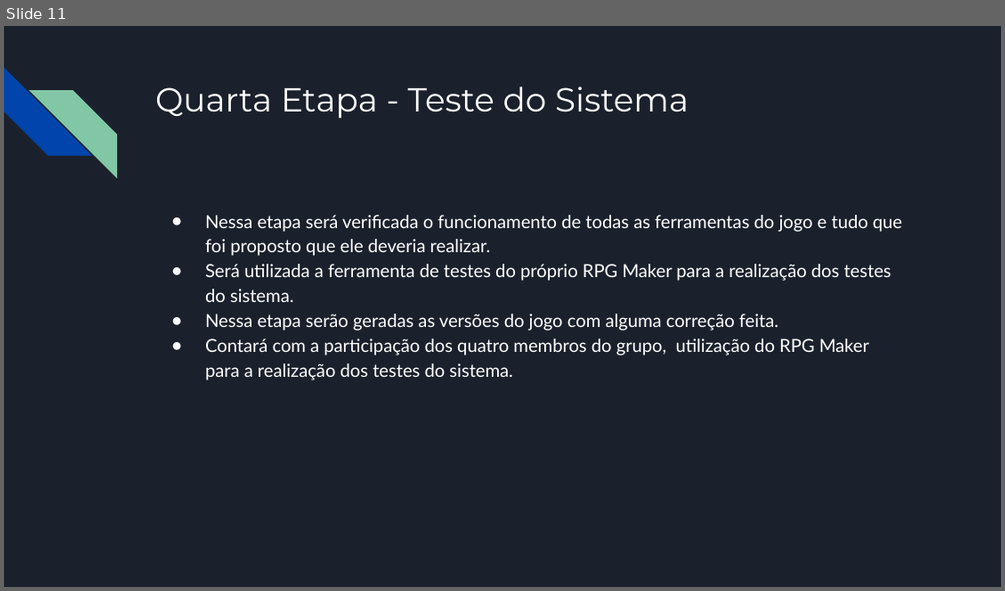
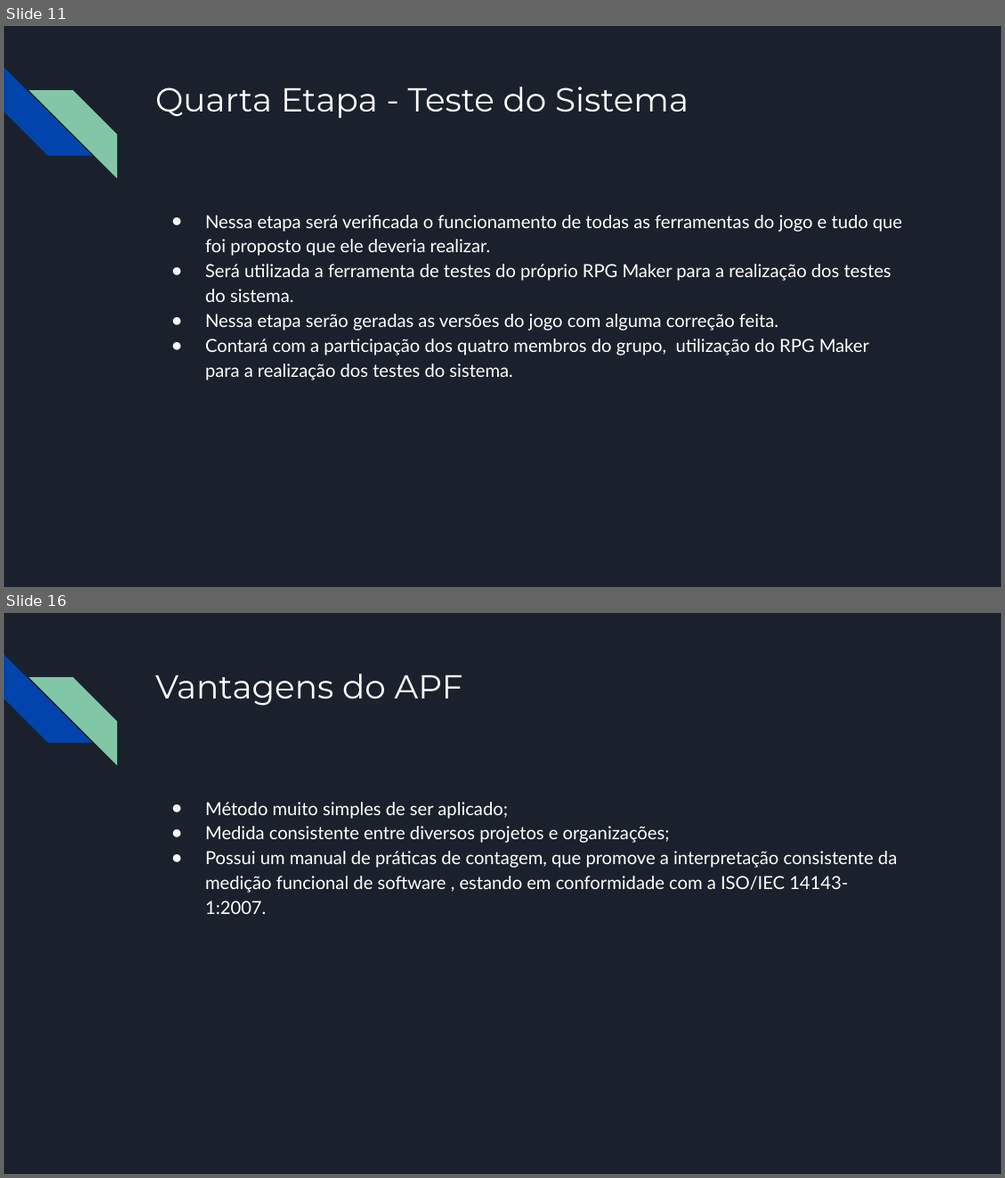
Before and after one commit to Aloizio02/ES-1.2018-Grupo-5, a slide deck: Apresentação 03.pptx. Shown one above the other, each under a label of ours: slide 11 before the commit, slides 11 and 16 after it; the slides between them are not shown. The pictures are 1005x591 and 1005x1178 pixels, drawn with LibreOffice and Linux fonts; fonts in the diff are those of the drawing. Boxes give left, top, right and bottom in pixels: in the first picture for what was removed or moved away, otherwise in the second. Text is boxed around its words. In the diff, an @@ line names an element or a change of style, - is before the commit and + after.

```diff
--- a/Apresentação 03.pptx
+++ b/Apresentação 03.pptx
@@ slide 16 added at [4,613,1001,1174], background #1B212C; not listed: 2 template elements that a slide beside it also shows @@
@@ title added at [155,674,463,706], 24 pt, text #FFFFFF @@
+Vantagens do APF
@@ text added at [205,802,897,914], 13 pt, text #FFFFFF @@
+● Método muito simples de ser aplicado;
+● Medida consistente entre diversos projetos e organizações;
+● Possui um manual de práticas de contagem, que promove a interpretação consistente da medição funcional de software , estando em conformidade com a ISO/IEC 14143-1:2007.
```
Also in this commit, not shown: 2 slides changed, 2 other slides added.
